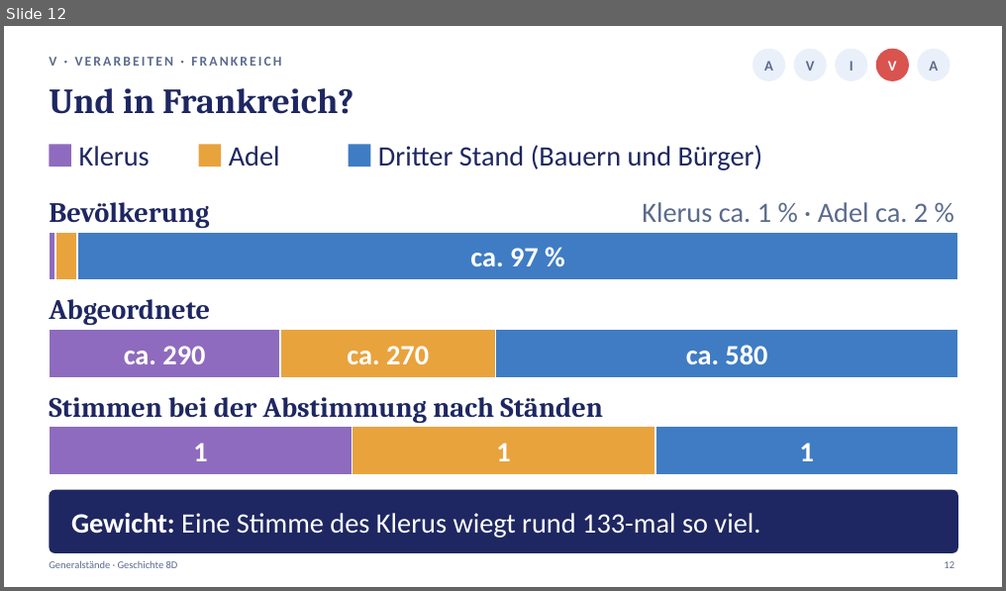
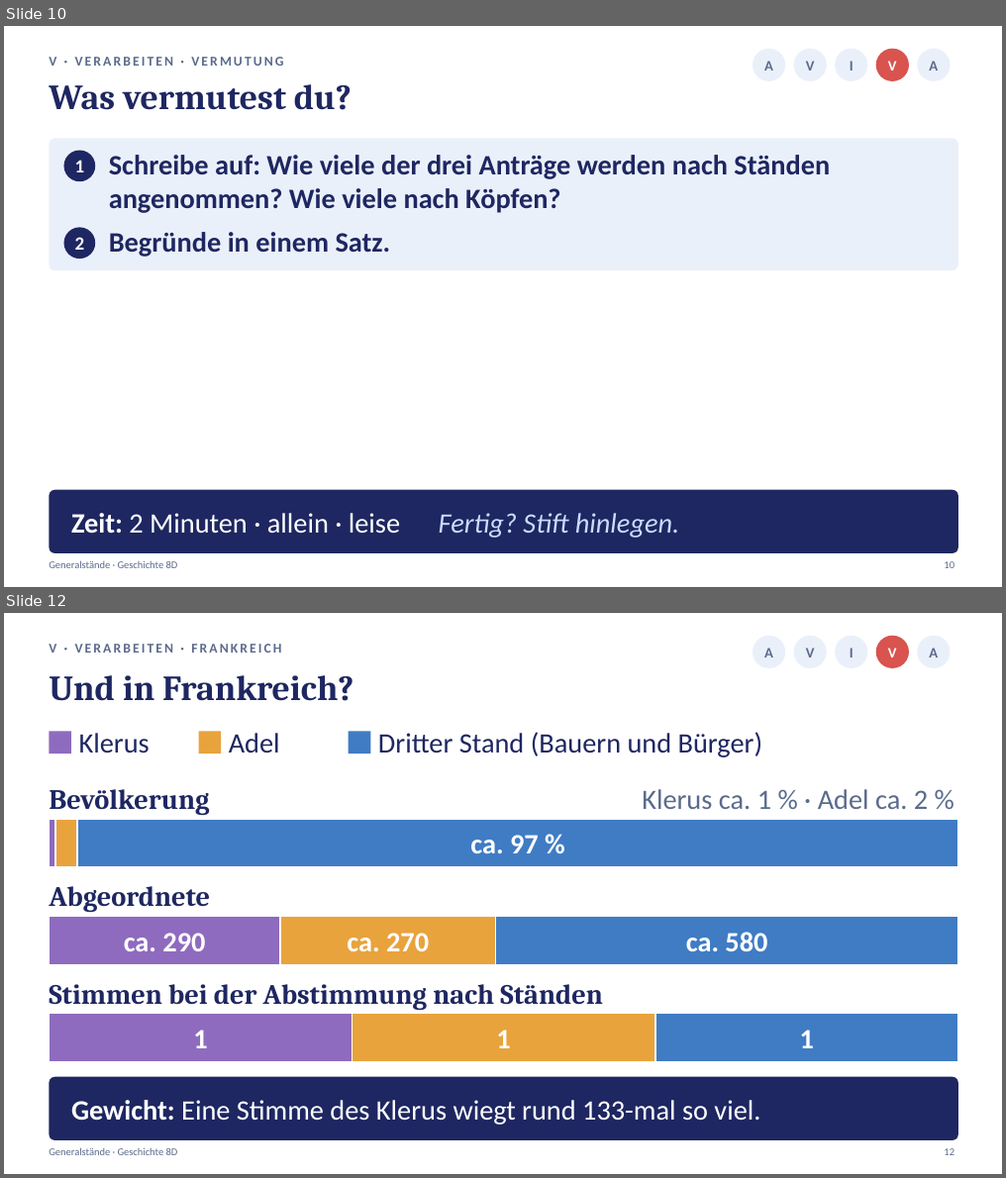
Before and after one commit to golzkonstantin-gif/Schule, a slide deck: Geschichte_8D/Generalstaende/Praesentation_Generalstaende_8D.pptx. Shown one above the other, each under a label of ours: slide 12 before the commit, slides 10 and 12 after it; the slides between them are not shown. The pictures are 1006x591 and 1006x1178 pixels, drawn with LibreOffice and Linux fonts; fonts in the diff are those of the drawing. Boxes give left, top, right and bottom in pixels: in the first picture for what was removed or moved away, otherwise in the second. Text is boxed around its words. In the diff, an @@ line names an element or a change of style, - is before the commit and + after.

```diff
--- a/Geschichte_8D/Generalstaende/Praesentation_Generalstaende_8D.pptx
+++ b/Geschichte_8D/Generalstaende/Praesentation_Generalstaende_8D.pptx
@@ slide 10 added at [4, 26, 1002, 587], background #FFFFFF @@
@@ ellipse added at [752, 49, 785, 81], fill #EAF0FA @@
@@ ellipse added at [794, 49, 827, 81], fill #EAF0FA @@
@@ ellipse added at [835, 49, 868, 81], fill #EAF0FA @@
@@ ellipse added at [876, 49, 909, 81], fill #D9534F @@
@@ ellipse added at [918, 49, 950, 81], fill #EAF0FA @@
@@ text added at [49, 57, 283, 66], 13 pt, text #5B6B8C, bold @@
+V · VERARBEITEN · VERMUTUNG
@@ text added at [49, 84, 351, 110], 34 pt, text #1E2761, bold @@
+Was vermutest du?
@@ text added at [764, 61, 773, 71], 14 pt, text #5B6B8C, bold @@
+A
@@ text added at [806, 61, 815, 71], 14 pt, text #5B6B8C, bold @@
+V
@@ text added at [849, 61, 853, 71], 14 pt, text #5B6B8C, bold @@
+I
@@ text added at [888, 61, 897, 71], 14 pt, text #FFFFFF, bold @@
+V
@@ text added at [929, 61, 938, 71], 14 pt, text #5B6B8C, bold @@
+A
@@ rounded rectangle added at [49, 138, 958, 271], fill #EAF0FA @@
@@ ellipse added at [63, 151, 95, 181], fill #1E2761 @@
@@ text added at [75, 160, 85, 173], 18 pt, text #FFFFFF, bold @@
+1
@@ text added at [109, 155, 830, 213], 27 pt, text #1E2761, bold @@
+Schreibe auf: Wie viele der drei Anträge werden nach Ständen angenommen? Wie viele nach Köpfen?
@@ ellipse added at [63, 227, 95, 259], fill #1E2761 @@
@@ text added at [109, 232, 391, 257], 27 pt, text #1E2761, bold @@
+Begründe in einem Satz.
@@ text added at [75, 237, 85, 250], 18 pt, text #FFFFFF, bold @@
+2
@@ rounded rectangle added at [49, 490, 958, 554], fill #1E2761 @@
@@ text added at [71, 513, 679, 538], 27 pt, text #FFFFFF @@
+Zeit: 2 Minuten · allein · leise Fertig? Stift hinlegen.
@@ text added at [49, 561, 178, 569], 10 pt, text #5B6B8C @@
+Generalstände · Geschichte 8D
@@ text added at [944, 562, 954, 569], 10 pt, text #5B6B8C @@
+10
```
Also in this commit, not shown: 4 slides changed, 1 slide removed, 13 other files.
